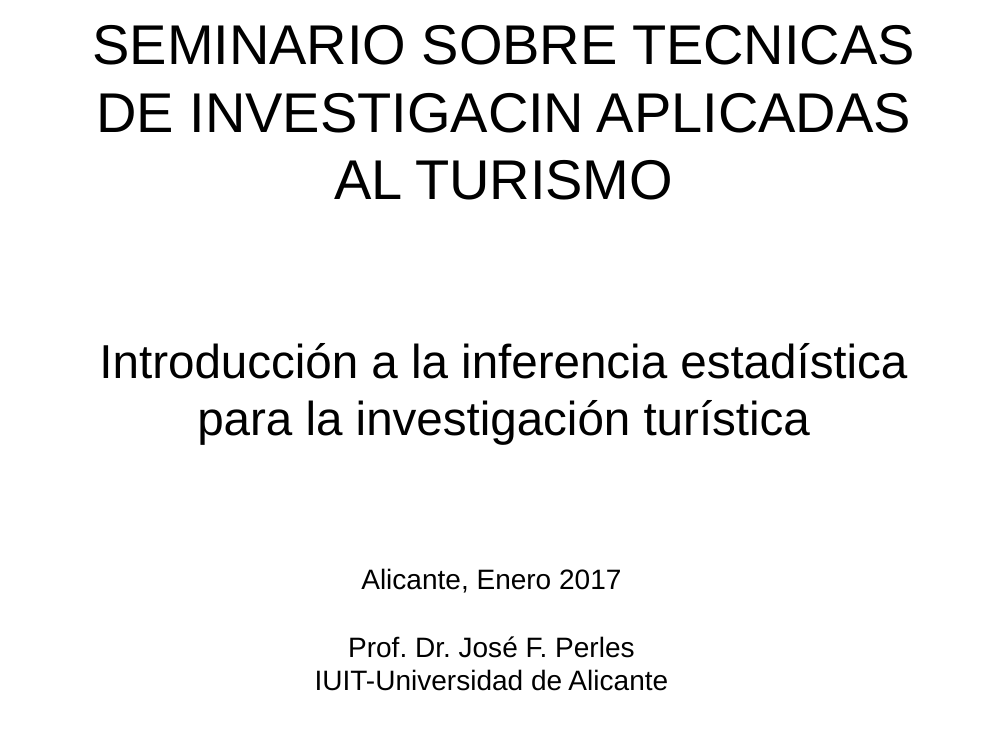
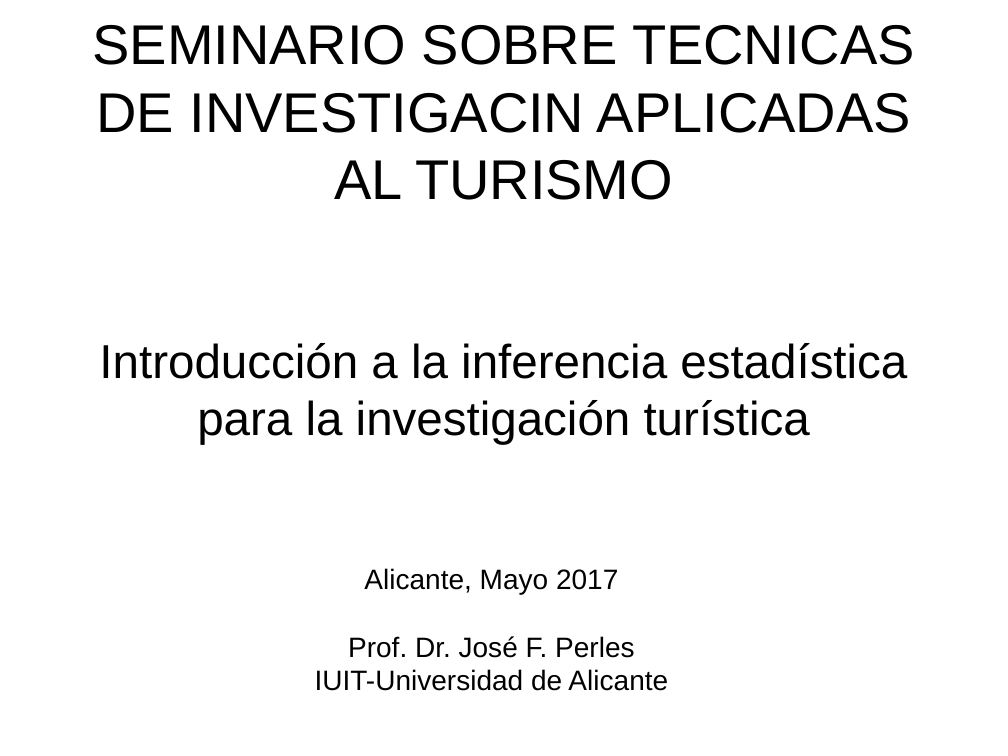
Before and after one commit to Joseperles/seminarioestadistica, a slide deck: slide 1 of Seminario doctorado turismo- spss 2017.ppt. Drawn at 1008x756 pixels with LibreOffice and Linux fonts; fonts in the diff are those of the drawing. Boxes give left, top, right and bottom in pixels: in the first picture for what was removed or moved away, otherwise in the second. Text is boxed around its words. In the diff, an @@ line names an element or a change of style, - is before the commit and + after.

Commit message:
seminario mayo 2017
seminario mayo 2017

```diff
--- a/Seminario doctorado turismo- spss 2017.ppt
+++ b/Seminario doctorado turismo- spss 2017.ppt
@@ subtitle at <box>364,568,618,594</box>: text changed @@
-Alicante, Enero 2017
+Alicante, Mayo 2017
```
Also in this commit, not shown: 1 other file.
